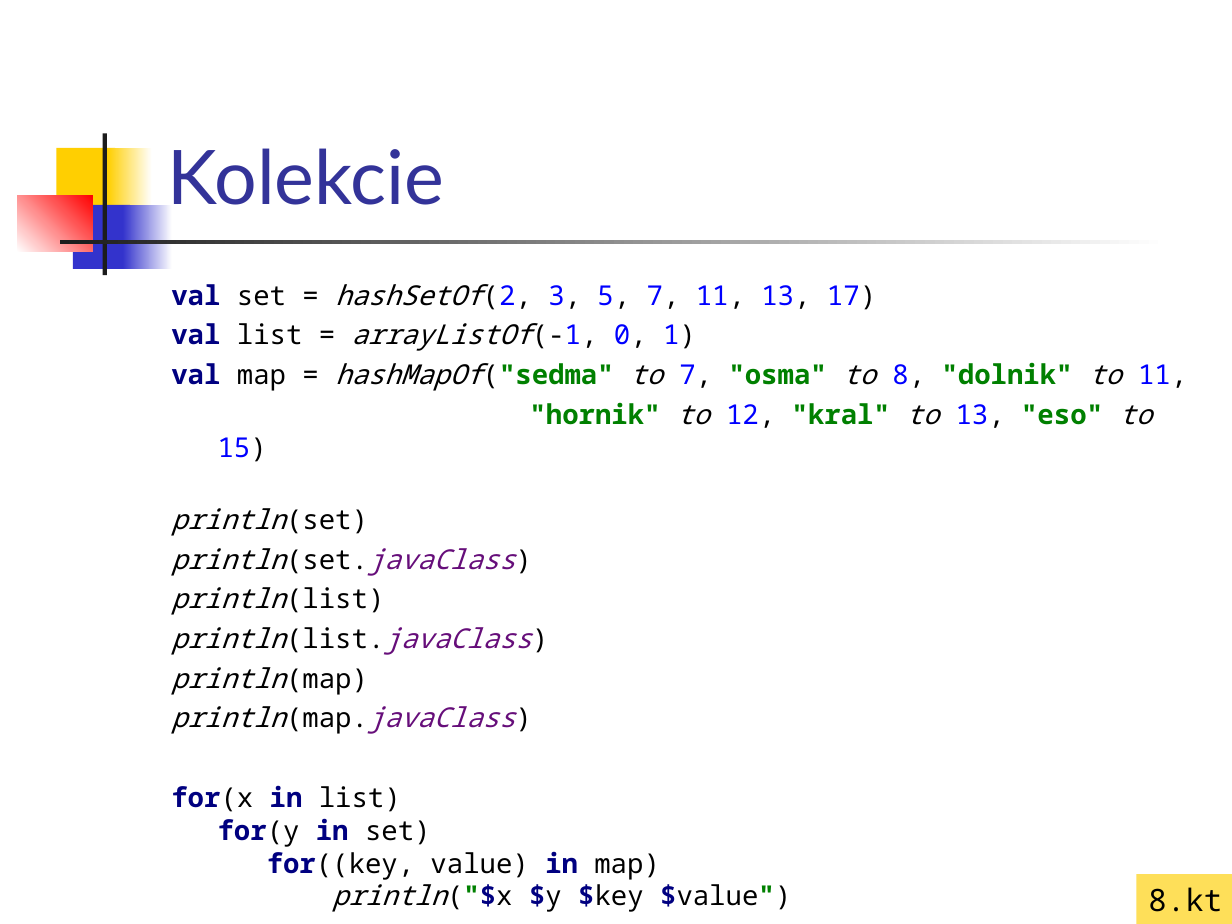
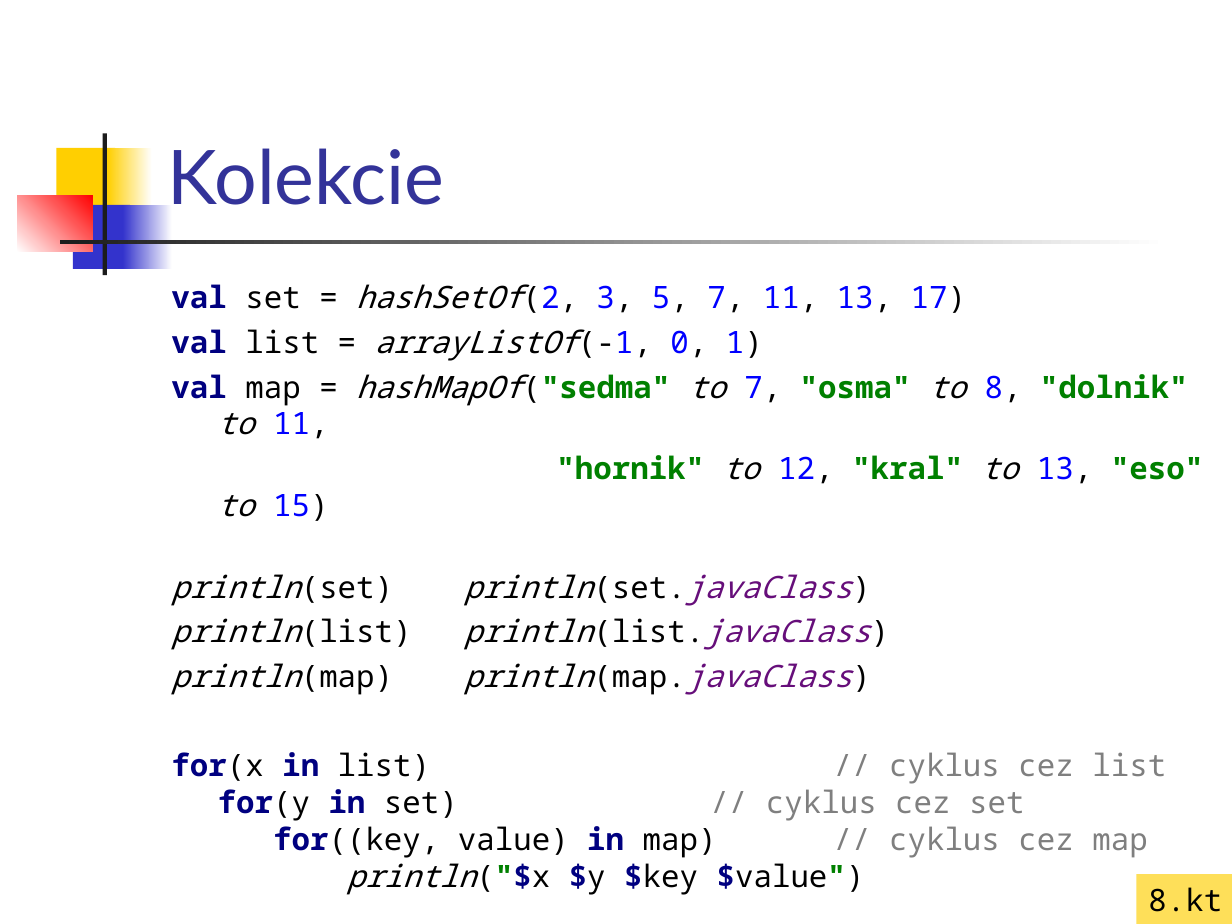
Before and after one commit to vmandro/Prednasky, a slide deck: slide 15 of 01/02_Kotlin.ppt. Drawn at 1232x924 pixels with LibreOffice and Linux fonts; fonts in the diff are those of the drawing. Boxes give left, top, right and bottom in pixels: in the first picture for what was removed or moved away, otherwise in the second. Text is boxed around its words. In the diff, an @@ line names an element or a change of style, - is before the commit and + after.

```diff
--- a/01/02_Kotlin.ppt
+++ b/01/02_Kotlin.ppt
@@ text at (171,284,1203,521): size 16 to 18 pt in "val set = hashSetOf(2, 3, 5, 7, ...", "val list = arrayListOf(-1, 0, 1)", "val map = hashMapOf("sedma" to 7, "osma" ...", ""hornik" to 12, "kral" to 13, "eso" ..." @@
@@ text at (171,574,1166,895): text changed; size 16 to 18 pt @@
-println(set)
-println(set.javaClass)
-println(list)
-println(list.javaClass)
-println(map)
-println(map.javaClass)
-for(x in list)
-for(y in set)
-for((key, value) in map)
-println("$x $y $key $value")
+println(set) println(set.javaClass)
+println(list) println(list.javaClass)
+println(map) println(map.javaClass)
+for(x in list) // cyklus cez list
+for(y in set) // cyklus cez set
+for((key, value) in map) // cyklus cez map
+println("$x $y $key $value")
```
Also in this commit, not shown: 5 other slides changed, 1 slide added, 3 other files.
